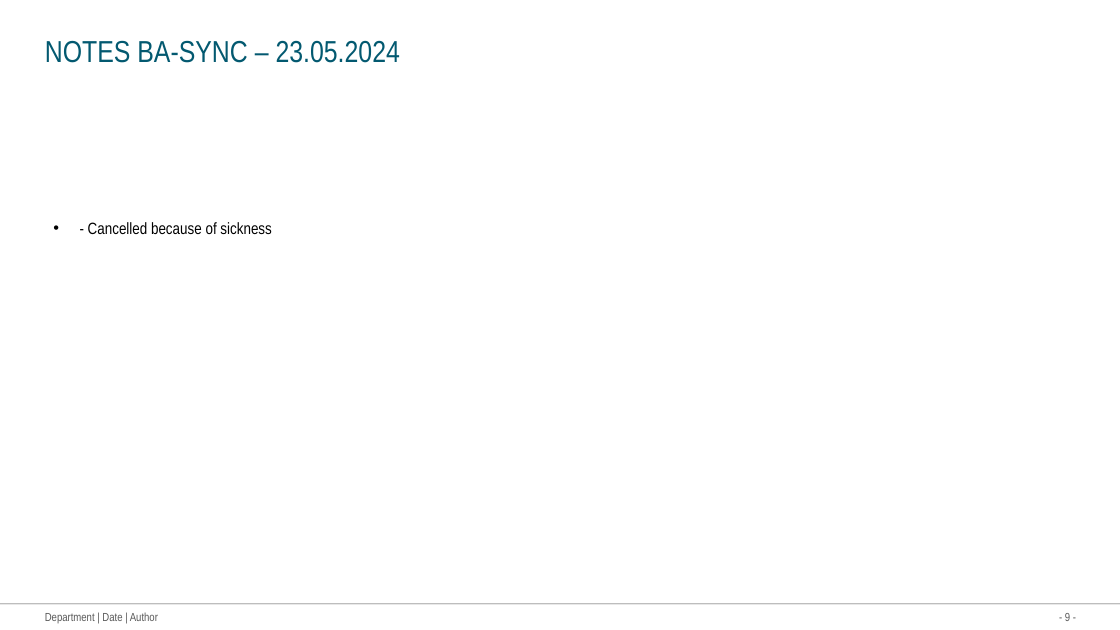
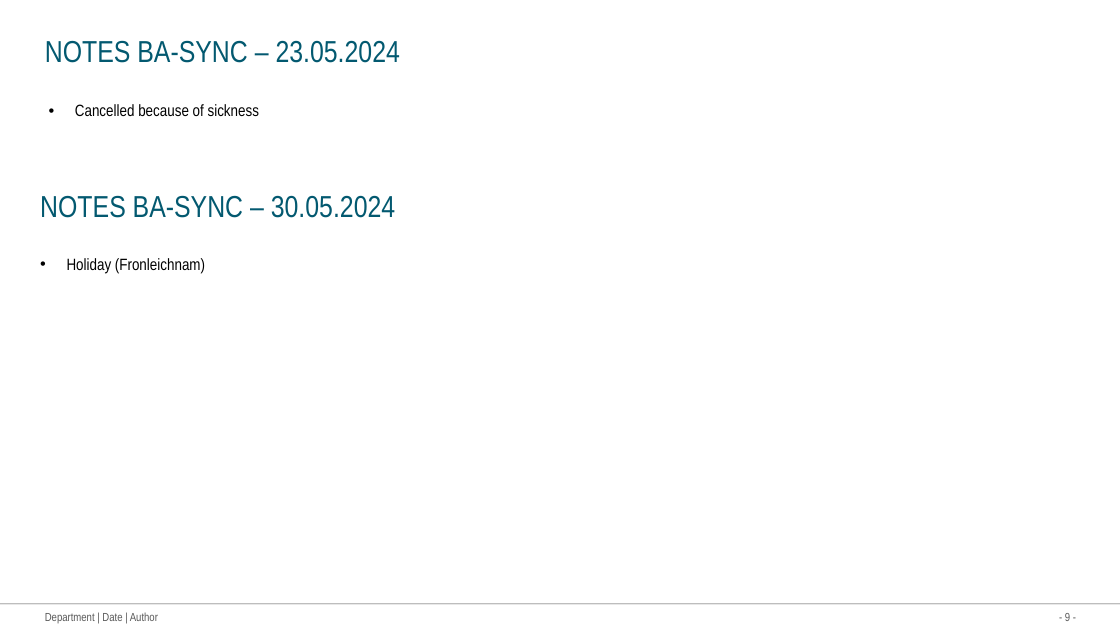
Before and after one commit to Werrwolf/bachelor-thesis, a slide deck: slide 9 of dokumentation_things/Roadmap Bachelor thesis.pptx. Drawn at 1120x630 pixels with LibreOffice and Linux fonts; fonts in the diff are those of the drawing. Boxes give left, top, right and bottom in pixels: in the first picture for what was removed or moved away, otherwise in the second. Text is boxed around its words. In the diff, an @@ line names an element or a change of style, - is before the commit and + after.

```diff
--- a/dokumentation_things/Roadmap Bachelor thesis.pptx
+++ b/dokumentation_things/Roadmap Bachelor thesis.pptx
@@ text at [75, 104, 259, 116]: text changed @@
-• - Cancelled because of sickness
+• Cancelled because of sickness
@@ text added at [40, 195, 395, 218], 26 pt, text #035970 @@
+NOTES BA-SYNC – 30.05.2024
@@ text added at [67, 258, 205, 274], 14 pt, text #000000 @@
+• Holiday (Fronleichnam)
```
Also in this commit, not shown: 1 other slide changed, 1 slide removed.
